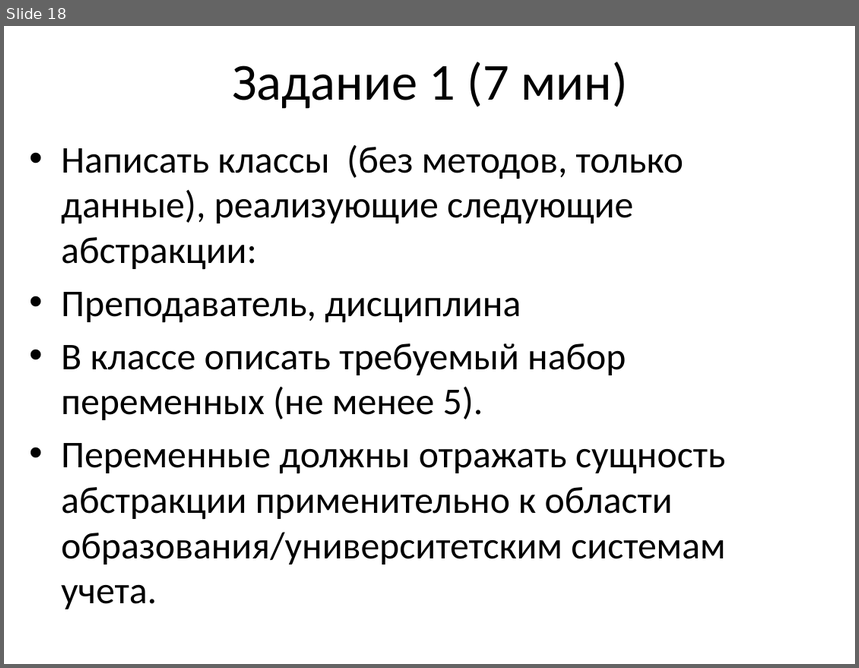
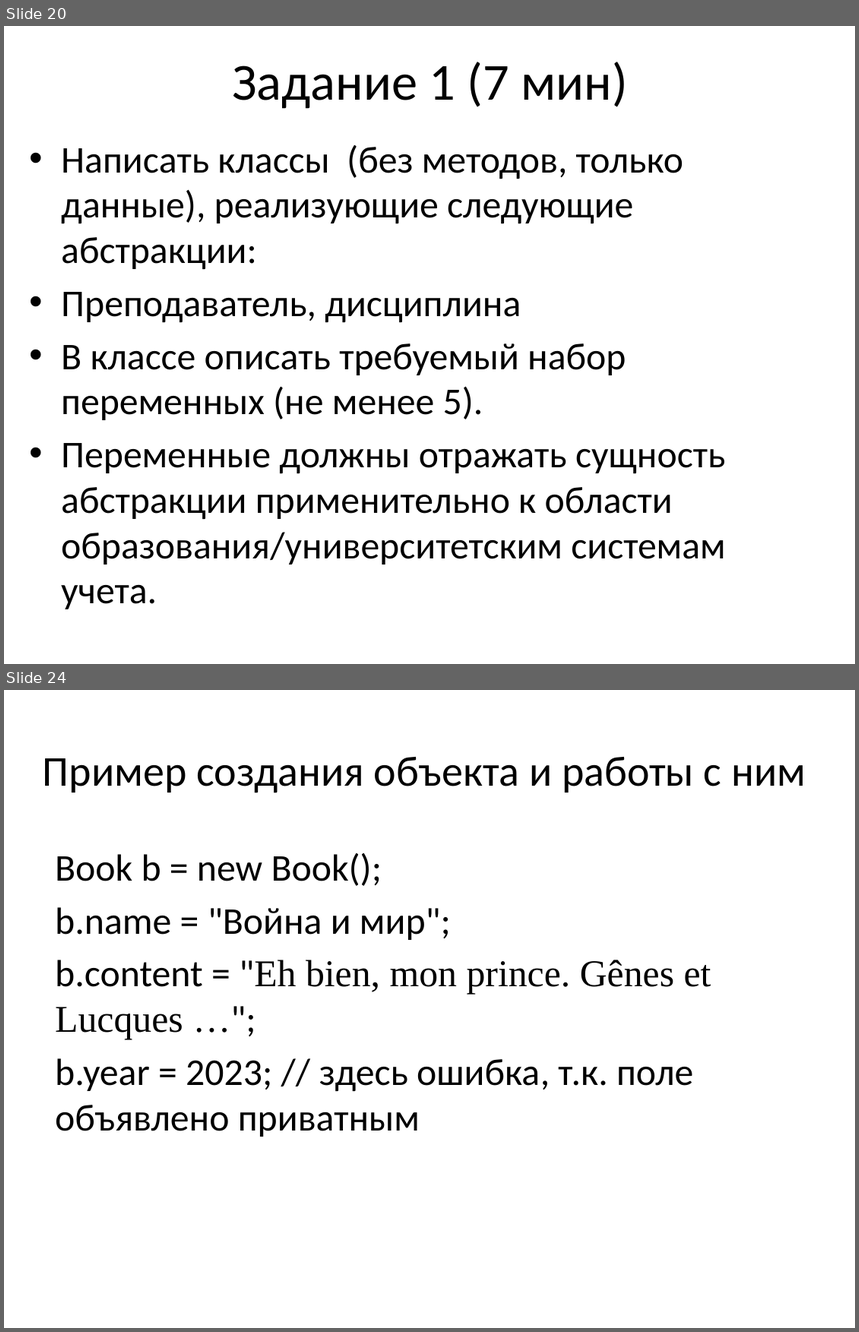
Before and after one commit to blockin90/lec_prog, a slide deck: Лекция 1 - ООП, модификатор доступа.pptx. Shown one above the other, each under a label of ours: slide 18 before the commit, slides 20 and 24 after it; the slides between them are not shown. The pictures are 859x668 and 859x1332 pixels, drawn with LibreOffice and Linux fonts; fonts in the diff are those of the drawing. Boxes give left, top, right and bottom in pixels: in the first picture for what was removed or moved away, otherwise in the second. Text is boxed around its words. In the diff, an @@ line names an element or a change of style, - is before the commit and + after.

```diff
--- a/Лекция 1 - ООП, модификатор доступа.pptx
+++ b/Лекция 1 - ООП, модификатор доступа.pptx
@@ slide 24 added at box(4, 690, 855, 1328), background #FFFFFF @@
@@ title added at box(43, 757, 806, 793), 36 pt, text #000000 @@
+Пример создания объекта и работы с ним
@@ text added at box(55, 853, 712, 1137), 32 pt, text #000000 @@
+Book b = new Book();
+b.name = "Война и мир";
+b.content = "Eh bien, mon prince. Gênes et Lucques …";
+b.year = 2023; // здесь ошибка, т.к. поле объявлено приватным
@@ what was slide 18 is now slide 20 @@
```
Also in this commit, not shown: 8 slides changed, 6 other slides added, 3 slides removed, 3 other files.
